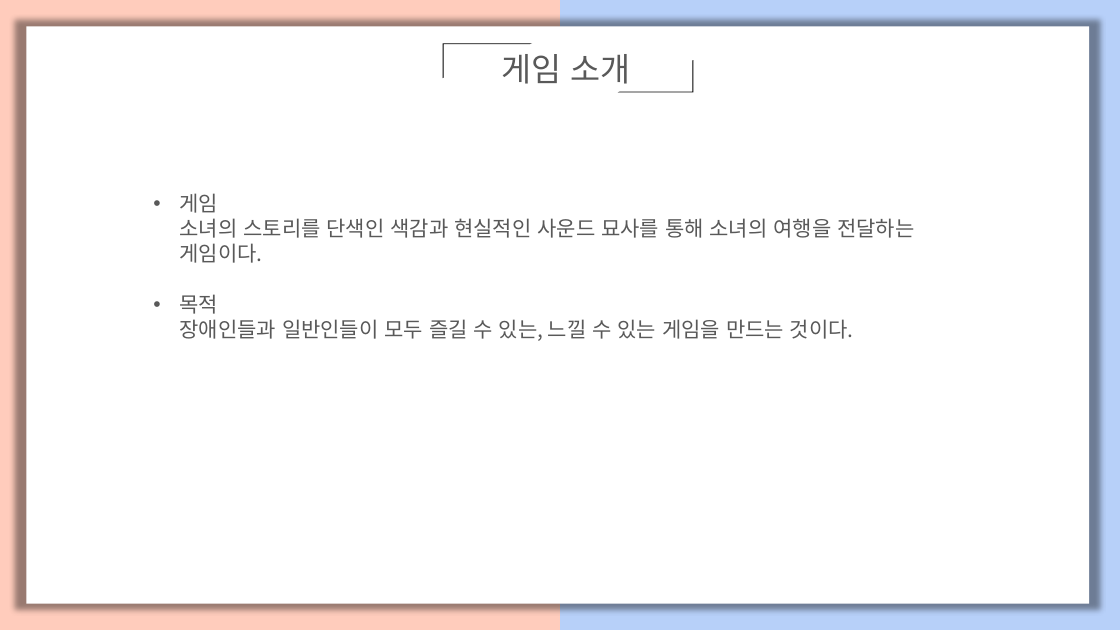
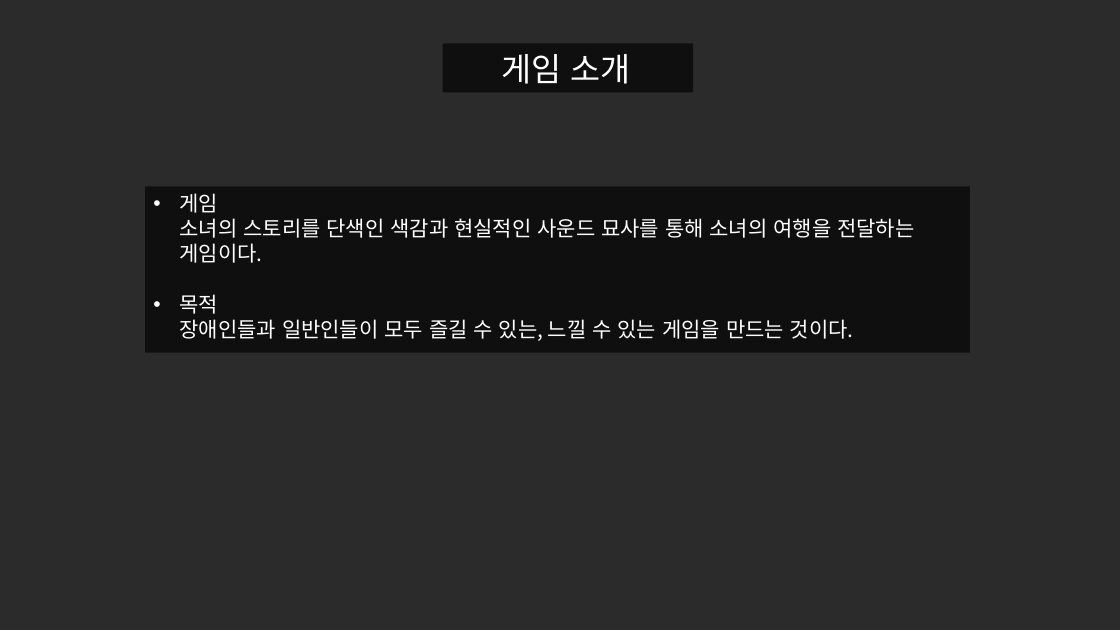
Before and after one commit to mehwari/proj.home, a slide deck: slide 2 of proj.home.PT.pptx. Drawn at 1120x630 pixels with LibreOffice and Linux fonts; fonts in the diff are those of the drawing; background and template pictures are left out; a plain dark background stands for a picture behind light text. Boxes give left, top, right and bottom in pixels: in the first picture for what was removed or moved away, otherwise in the second. Text is boxed around its words. In the diff, an @@ line names an element or a change of style, - is before the commit and + after.

```diff
--- a/proj.home.PT.pptx
+++ b/proj.home.PT.pptx
@@ rectangle removed at [0,0,560,630] @@
@@ rectangle removed at [26,26,1089,603] @@
@@ rectangle removed at [560,0,1120,630] @@
@@ half frame removed at [443,44,532,78] @@
@@ rectangle added at [443,44,693,92], fill #000000 at 65% opacity @@
@@ text "게임 소개" at [502,54,631,84]: text colour #595959 to #FFFFFF @@
@@ half frame removed at [618,60,693,92] @@
@@ text "게임 소녀의 스토리를 단색인 색감과 ..." at [180,193,914,341]: text colour #595959 to #FFFFFF @@
@@ rectangle added at [145,187,970,353], fill #000000 at 65% opacity @@
```
Also in this commit, not shown: 9 other slides changed.
